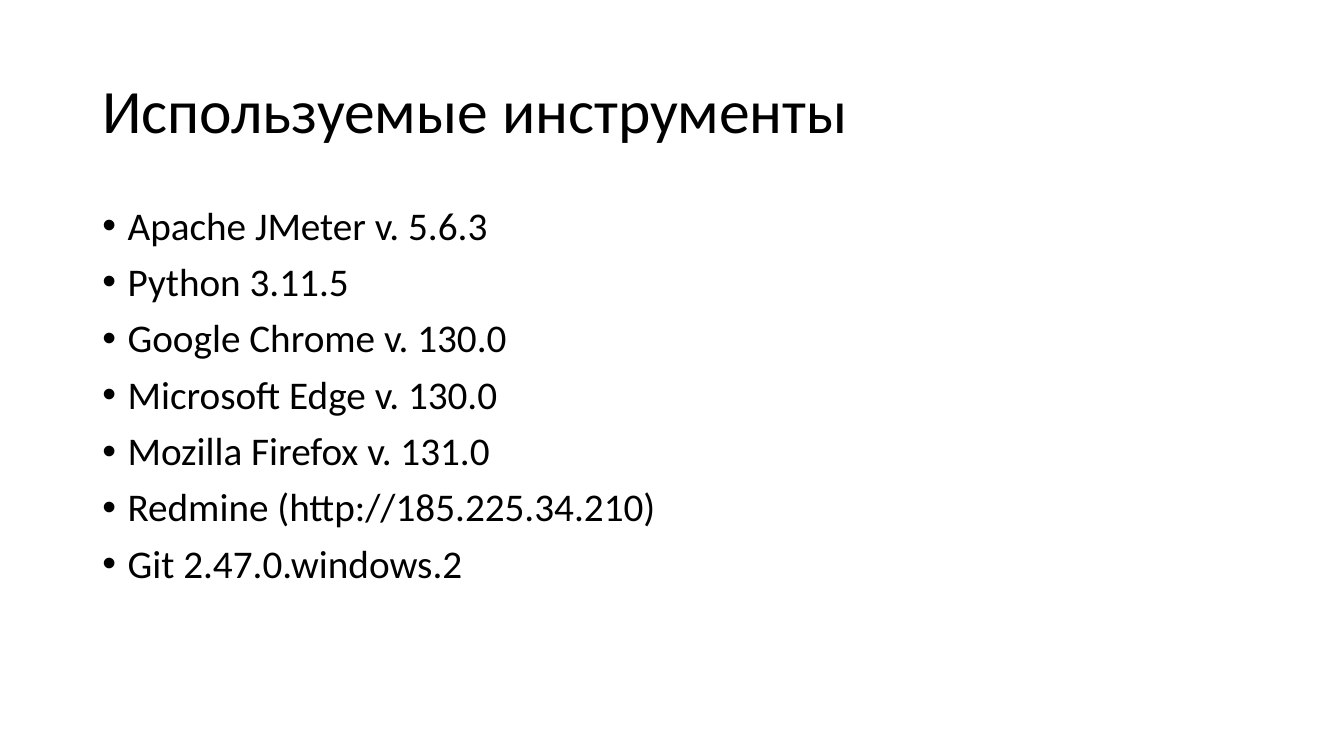
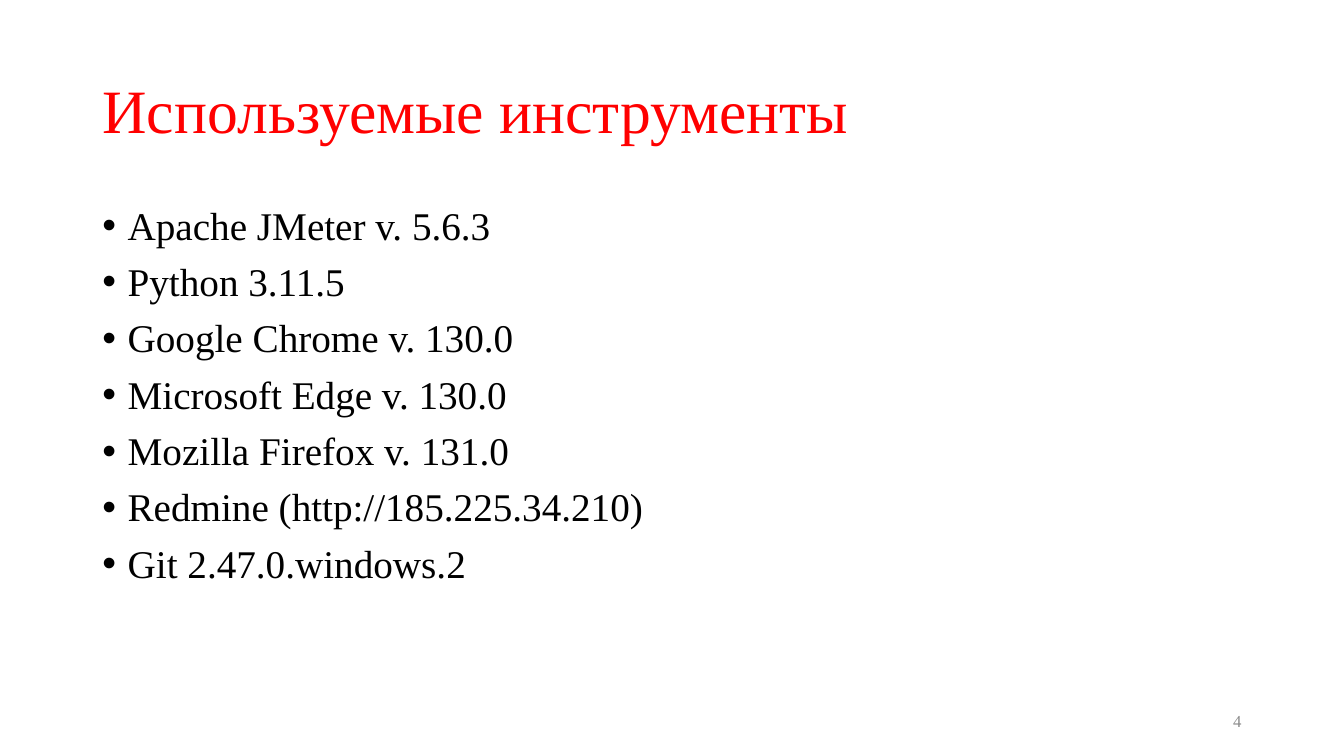
Before and after one commit to Sarnavskiy-Alexey/QA312-diploma, a slide deck: slide 4 of docs/Презентация к диплому.pptx. Drawn at 1344x756 pixels with LibreOffice and Linux fonts; fonts in the diff are those of the drawing. Boxes give left, top, right and bottom in pixels: in the first picture for what was removed or moved away, otherwise in the second. Text is boxed around its words. In the diff, an @@ line names an element or a change of style, - is before the commit and + after.

```diff
--- a/docs/Презентация к диплому.pptx
+++ b/docs/Презентация к диплому.pptx
@@ title "Используемые инструменты" at [102,92,847,144]: font Calibri to Times New Roman, text colour #000000 to #FF0000 @@
@@ text "Apache JMeter v. 5.6.3" at [128,212,643,579]: font Calibri to Times New Roman @@
@@ page number added at [1233,716,1241,727], 12 pt, text #8C8C8C @@
+4
```
Also in this commit, not shown: 9 other slides changed, 2 other files.
